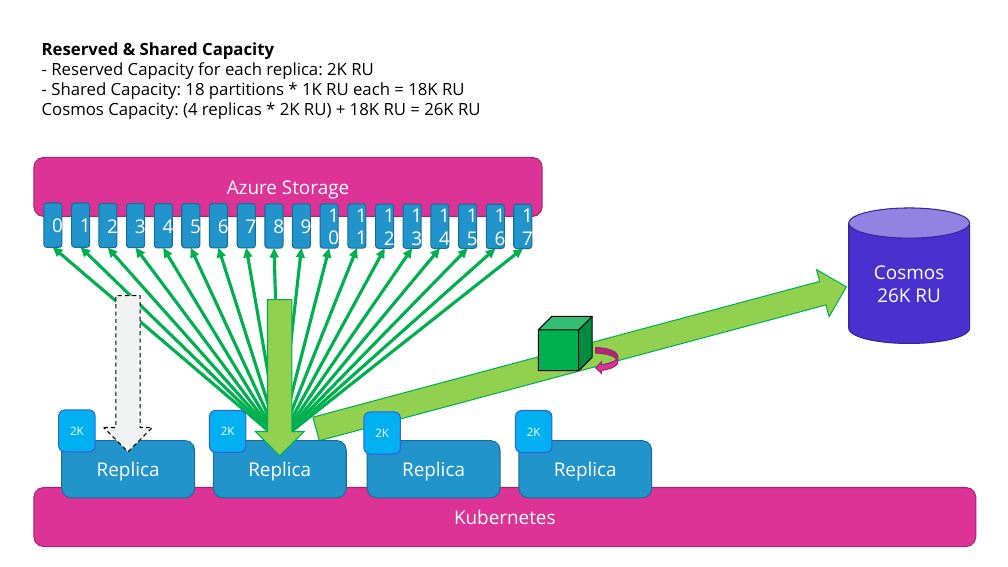
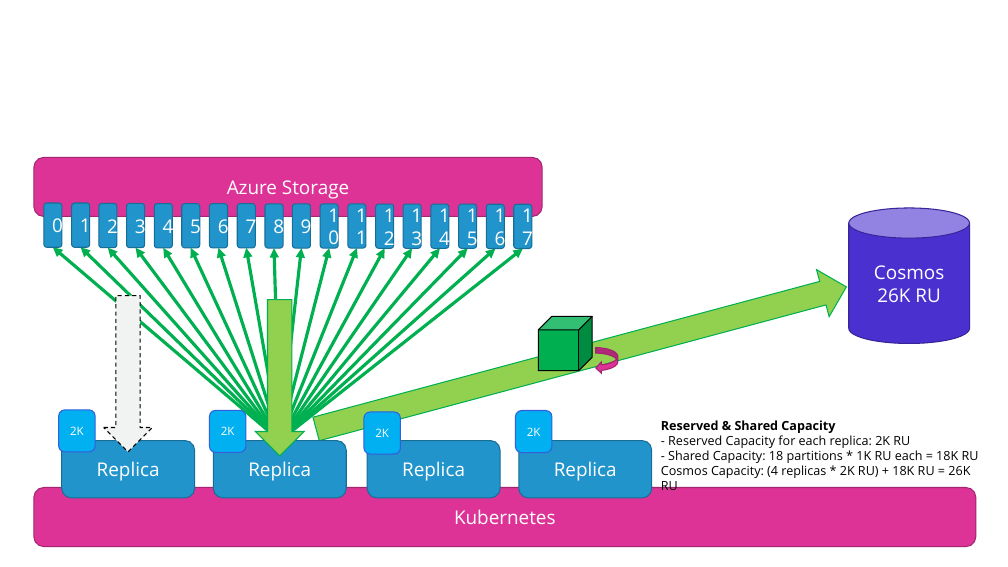
Before and after one commit to plasne/go-batcher, a slide deck: slide 3 of docs/images/diagrams.pptx. Drawn at 1008x567 pixels with LibreOffice and Linux fonts; fonts in the diff are those of the drawing. Boxes give left, top, right and bottom in pixels: in the first picture for what was removed or moved away, otherwise in the second. Text is boxed around its words. In the diff, an @@ line names an element or a change of style, - is before the commit and + after.

```diff
--- a/docs/images/diagrams.pptx
+++ b/docs/images/diagrams.pptx
@@ text "Reserved & Shared Capacity": place and size @@
-text "Reserved & Shared Capacity" at <box>42,42,481,119</box>
+text "Reserved & Shared Capacity" at <box>661,420,979,490</box>
@@ text "Reserved & Shared Capacity" at <box>661,420,979,490</box>: size 16 to 12 pt @@
```
Also in this commit, not shown: 2 other files.
